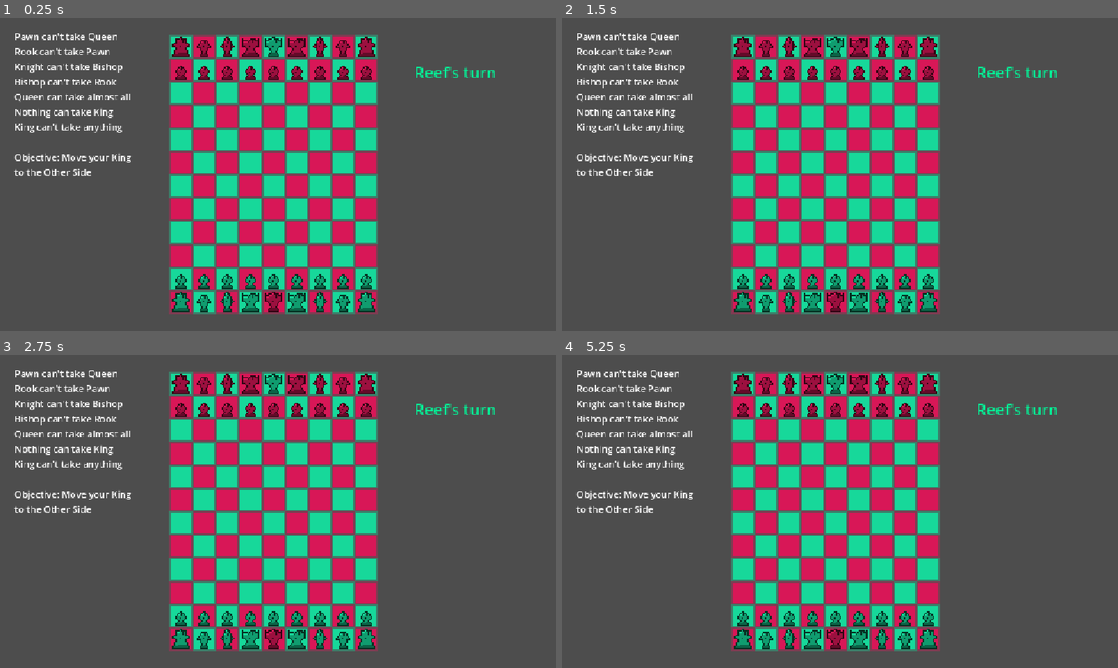
Above: before the commit, frames 1-4 (two rows, left to right).
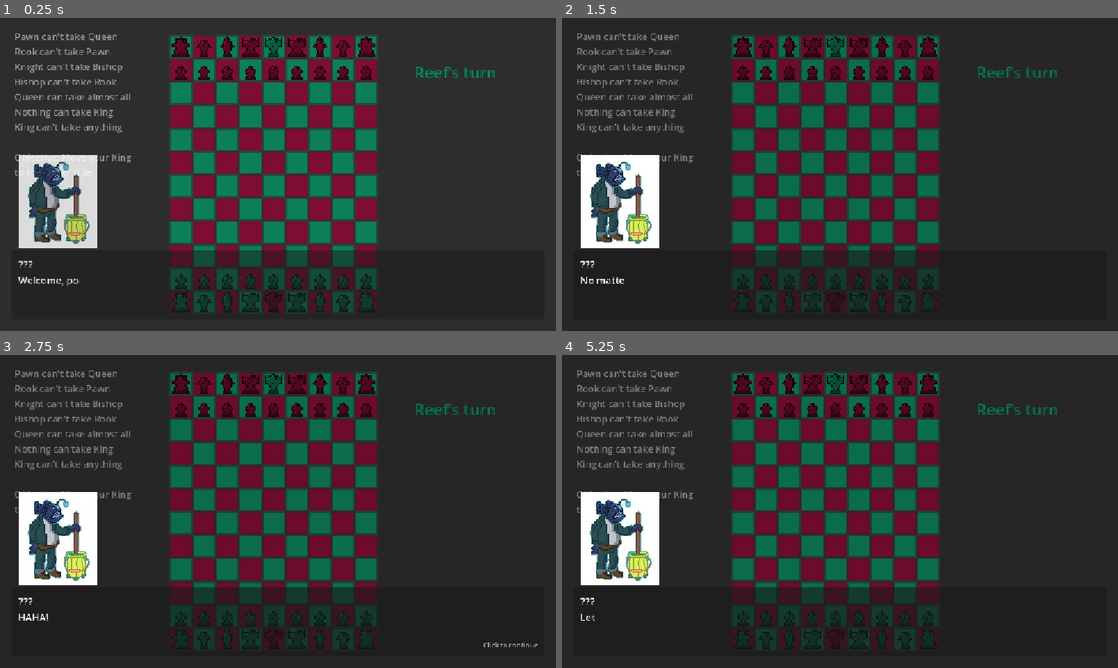
Above: after the commit, the same moments.

Repository: rnogu4/fessh
Game: Godot game, scene res://scenes/main.tscn
Two runs of this game, one before a commit and one after it. Both use one fixed random seed, a clock stepped at 60 frames per second and the inputs below.
Inputs (mouse positions are in pixels of both pictures, inside the frame that each line leads up to):
- Up to frame 1 (0.25 s): no input
- Up to frame 2 (1.5 s): tap Enter (ui_accept) at 0.5 s; move the mouse to (962, 158) at 0.52 s; hold Enter (ui_accept) 0.53-1.25 s; click (962, 158) at 0.67 s; drag from (728, 190) to (812, 237) at 1.27 s
- Up to frame 3 (2.75 s): move the mouse to (333, 442) at 2.02 s; hold Enter (ui_accept) from 2.03 s (still down); click (333, 442) at 2.17 s
- Up to frame 4 (5.25 s): release Enter (ui_accept) at 2.75 s; drag from (812, 574) to (673, 464) at 2.77 s; tap Enter (ui_accept) at 3.5, 5 s; move the mouse to (1006, 558) at 3.52 s; hold Enter (ui_accept) 3.53-4.25 s; click (1006, 558) at 3.67 s; drag from (673, 464) to (756, 433) at 4.27 s; move the mouse to (867, 511) at 5.02 s; hold Enter (ui_accept) from 5.03 s (still down); click (867, 511) at 5.17 s

The runs differ from the first frame. In frame 1, 98% of the frame differs, in the area x 0-100%, y 0-100%; in frame 2, 98%; in frame 3, 98%; in frame 4, 98%.

Commit message:
Dialogue system with NPC with subtle explanatory text.

Diff:
--- a/project.godot
+++ b/project.godot
@@ -20,6 +20,7 @@
 MoveTable="*uid://dgv61gyyrwlfr"
 TurnTracker="*uid://2vswrpcocny4"
 LevelManager="*uid://b7nwsrpx4pyla"
+Music="*uid://bkmk2xmbujl30"
 
 [display]
 
--- /dev/null
+++ b/scenes/dialogue.tscn
@@ -0,0 +1,8 @@
+[gd_scene format=3 uid="uid://cods7tj5hnlvp"]
+
+[ext_resource type="Script" uid="uid://cyoj8dc8jfyi6" path="res://scripts/dialogue.gd" id="1_3n4vj"]
+[ext_resource type="Texture2D" uid="uid://bcpo4n75tm2yg" path="res://assets/sprites/character/janitor.png" id="2_bfpow"]
+
+[node name="Dialogue" type="CanvasLayer" unique_id=142235397]
+script = ExtResource("1_3n4vj")
+npc_portrait = ExtResource("2_bfpow")
--- a/scenes/main.tscn
+++ b/scenes/main.tscn
@@ -11,8 +11,11 @@
 [ext_resource type="Texture2D" uid="uid://whpspkhe0eqt" path="res://assets/sprites/powerups/powerups1.png" id="9_a8y0u"]
 [ext_resource type="Texture2D" uid="uid://ckoex654c5n2k" path="res://assets/sprites/powerups/powerups0.png" id="10_jkv2x"]
 [ext_resource type="Texture2D" uid="uid://d22q7ms7y1oeq" path="res://assets/sprites/powerups/powerups3.png" id="11_jbj1t"]
-[ext_resource type="AudioStream" uid="uid://by5sbbqu3t71r" path="res://assets/audio/move.mp3" id="12_trceg"]
-[ext_resource type="AudioStream" uid="uid://bkn5cn6f8nssq" path="res://assets/audio/enemy_move.mp3" id="13_a8y0u"]
+[ext_resource type="AudioStream" uid="uid://cuprm2e5r8xlu" path="res://assets/audio/piece-move.mp3" id="12_trceg"]
+[ext_resource type="AudioStream" uid="uid://c6enesqi7h2w6" path="res://assets/audio/splash.mp3" id="14_jkv2x"]
+[ext_resource type="Texture2D" uid="uid://cjpami58smpg" path="res://assets/sprites/character/splash_capture.png" id="15_jbj1t"]
+[ext_resource type="PackedScene" uid="uid://cxlbrxehtqpt" path="res://scenes/splash.tscn" id="15_jkv2x"]
+[ext_resource type="PackedScene" uid="uid://cods7tj5hnlvp" path="res://scenes/dialogue.tscn" id="16_jbj1t"]
 
 [sub_resource type="TileSetAtlasSource" id="TileSetAtlasSource_sugp2"]
 texture = ExtResource("1_0wfyh")
@@ -25,6 +28,105 @@
 
 [sub_resource type="TileSet" id="TileSet_o5qli"]
 sources/0 = SubResource("TileSetAtlasSource_sugp2")
+
+[sub_resource type="AtlasTexture" id="AtlasTexture_jbj1t"]
+atlas = ExtResource("15_jbj1t")
+region = Rect2(0, 0, 16, 16)
+
+[sub_resource type="AtlasTexture" id="AtlasTexture_muem4"]
+atlas = ExtResource("15_jbj1t")
+region = Rect2(16, 0, 16, 16)
+
+[sub_resource type="AtlasTexture" id="AtlasTexture_dp3eg"]
+atlas = ExtResource("15_jbj1t")
+region = Rect2(32, 0, 16, 16)
+
+[sub_resource type="AtlasTexture" id="AtlasTexture_0ld40"]
+atlas = ExtResource("15_jbj1t")
+region = Rect2(48, 0, 16, 16)
+
+[sub_resource type="AtlasTexture" id="AtlasTexture_gqmmt"]
+atlas = ExtResource("15_jbj1t")
+region = Rect2(0, 16, 16, 16)
+
+[sub_resource type="AtlasTexture" id="AtlasTexture_yc10j"]
+atlas = ExtResource("15_jbj1t")
+region = Rect2(16, 16, 16, 16)
+
+[sub_resource type="AtlasTexture" id="AtlasTexture_jscy8"]
+atlas = ExtResource("15_jbj1t")
+region = Rect2(32, 16, 16, 16)
+
+[sub_resource type="AtlasTexture" id="AtlasTexture_pm3ni"]
+atlas = ExtResource("15_jbj1t")
+region = Rect2(48, 16, 16, 16)
+
+[sub_resource type="AtlasTexture" id="AtlasTexture_y6deb"]
+atlas = ExtResource("15_jbj1t")
+region = Rect2(0, 32, 16, 16)
+
+[sub_resource type="AtlasTexture" id="AtlasTexture_og1vs"]
+atlas = ExtResource("15_jbj1t")
+region = Rect2(16, 32, 16, 16)
+
+[sub_resource type="AtlasTexture" id="AtlasTexture_2wyq8"]
+atlas = ExtResource("15_jbj1t")
+region = Rect2(32, 32, 16, 16)
+
+[sub_resource type="AtlasTexture" id="AtlasTexture_vxglm"]
+atlas = ExtResource("15_jbj1t")
+region = Rect2(48, 32, 16, 16)
+
+[sub_resource type="AtlasTexture" id="AtlasTexture_2f3dj"]
+atlas = ExtResource("15_jbj1t")
+region = Rect2(0, 48, 16, 16)
+
+[sub_resource type="SpriteFrames" id="SpriteFrames_muem4"]
+animations = [{
+"frames": [{
+"duration": 1.0,
+"texture": SubResource("AtlasTexture_jbj1t")
+}, {
+"duration": 1.0,
+"texture": SubResource("AtlasTexture_muem4")
+}, {
+"duration": 1.0,
+"texture": SubResource("AtlasTexture_dp3eg")
+}, {
+"duration": 1.0,
+"texture": SubResource("AtlasTexture_0ld40")
+}, {
+"duration": 1.0,
+"texture": SubResource("AtlasTexture_gqmmt")
+}, {
+"duration": 1.0,
+"texture": SubResource("AtlasTexture_yc10j")
+}, {
+"duration": 1.0,
+"texture": SubResource("AtlasTexture_jscy8")
+}, {
+"duration": 1.0,
+"texture": SubResource("AtlasTexture_pm3ni")
+}, {
+"duration": 1.0,
+"texture": SubResource("AtlasTexture_y6deb")
+}, {
+"duration": 1.0,
+"texture": SubResource("AtlasTexture_og1vs")
+}, {
+"duration": 1.0,
+"texture": SubResource("AtlasTexture_2wyq8")
+}, {
+"duration": 1.0,
+"texture": SubResource("AtlasTexture_vxglm")
+}, {
+"duration": 1.0,
+"texture": SubResource("AtlasTexture_2f3dj")
+}],
+"loop": 0,
+"name": &"default",
+"speed": 13.0
+}]
 
 [node name="Main" type="Node2D" unique_id=1208276849]
 
@@ -107,4 +209,15 @@
 stream = ExtResource("12_trceg")
 
 [node name="BotMoveSound" type="AudioStreamPlayer2D" parent="." unique_id=2069124290]
-stream = ExtResource("13_a8y0u")
+stream = ExtResource("12_trceg")
+
+[node name="Splash" type="AudioStreamPlayer2D" parent="." unique_id=1741588686]
+stream = ExtResource("14_jkv2x")
+
+[node name="SplashAnimation" parent="." unique_id=822843922 instance=ExtResource("15_jkv2x")]
+visible = false
+sprite_frames = SubResource("SpriteFrames_muem4")
+animation = &"default"
+frame_progress = 0.0
+
+[node name="Dialogue" parent="." unique_id=142235397 instance=ExtResource("16_jbj1t")]
--- /dev/null
+++ b/scenes/music.tscn
@@ -0,0 +1,9 @@
+[gd_scene format=3 uid="uid://bkmk2xmbujl30"]
+
+[ext_resource type="AudioStream" uid="uid://khegysmmxw37" path="res://assets/audio/chess.ogg" id="1_05ggv"]
+
+[node name="Music" type="AudioStreamPlayer2D" unique_id=1722786743]
+stream = ExtResource("1_05ggv")
+volume_db = -10.0
+pitch_scale = 1.02
+autoplay = true
--- /dev/null
+++ b/scenes/splash.tscn
@@ -0,0 +1,107 @@
+[gd_scene format=3 uid="uid://cxlbrxehtqpt"]
+
+[ext_resource type="Texture2D" uid="uid://cylrkk72pd82e" path="res://assets/sprites/character/splash_capture.png" id="1_86pdq"]
+
+[sub_resource type="AtlasTexture" id="AtlasTexture_0ld40"]
+atlas = ExtResource("1_86pdq")
+region = Rect2(0, 0, 32, 32)
+
+[sub_resource type="AtlasTexture" id="AtlasTexture_gqmmt"]
+atlas = ExtResource("1_86pdq")
+region = Rect2(32, 0, 32, 32)
+
+[sub_resource type="AtlasTexture" id="AtlasTexture_yc10j"]
+atlas = ExtResource("1_86pdq")
+region = Rect2(64, 0, 32, 32)
+
+[sub_resource type="AtlasTexture" id="AtlasTexture_jscy8"]
+atlas = ExtResource("1_86pdq")
+region = Rect2(96, 0, 32, 32)
+
+[sub_resource type="AtlasTexture" id="AtlasTexture_pm3ni"]
+atlas = ExtResource("1_86pdq")
+region = Rect2(0, 32, 32, 32)
+
+[sub_resource type="AtlasTexture" id="AtlasTexture_y6deb"]
+atlas = ExtResource("1_86pdq")
+region = Rect2(32, 32, 32, 32)
+
+[sub_resource type="AtlasTexture" id="AtlasTexture_og1vs"]
+atlas = ExtResource("1_86pdq")
+region = Rect2(64, 32, 32, 32)
+
+[sub_resource type="AtlasTexture" id="AtlasTexture_2wyq8"]
+atlas = ExtResource("1_86pdq")
+region = Rect2(96, 32, 32, 32)
+
+[sub_resource type="AtlasTexture" id="AtlasTexture_vxglm"]
+atlas = ExtResource("1_86pdq")
+region = Rect2(0, 64, 32, 32)
+
+[sub_resource type="AtlasTexture" id="AtlasTexture_2f3dj"]
+atlas = ExtResource("1_86pdq")
+region = Rect2(32, 64, 32, 32)
+
+[sub_resource type="AtlasTexture" id="AtlasTexture_yq6so"]
+atlas = ExtResource("1_86pdq")
+region = Rect2(64, 64, 32, 32)
+
+[sub_resource type="AtlasTexture" id="AtlasTexture_fv21b"]
+atlas = ExtResource("1_86pdq")
+region = Rect2(96, 64, 32, 32)
+
+[sub_resource type="AtlasTexture" id="AtlasTexture_tel4y"]
+atlas = ExtResource("1_86pdq")
+region = Rect2(0, 96, 32, 32)
+
+[sub_resource type="SpriteFrames" id="SpriteFrames_g4v7s"]
+animations = [{
+"frames": [{
+"duration": 1.0,
+"texture": SubResource("AtlasTexture_0ld40")
+}, {
+"duration": 1.0,
+"texture": SubResource("AtlasTexture_gqmmt")
+}, {
+"duration": 1.0,
+"texture": SubResource("AtlasTexture_yc10j")
+}, {
+"duration": 1.0,
+"texture": SubResource("AtlasTexture_jscy8")
+}, {
+"duration": 1.0,
+"texture": SubResource("AtlasTexture_pm3ni")
+}, {
+"duration": 1.0,
+"texture": SubResource("AtlasTexture_y6deb")
+}, {
+"duration": 1.0,
+"texture": SubResource("AtlasTexture_og1vs")
+}, {
+"duration": 1.0,
+"texture": SubResource("AtlasTexture_2wyq8")
+}, {
+"duration": 1.0,
+"texture": SubResource("AtlasTexture_vxglm")
+}, {
+"duration": 1.0,
+"texture": SubResource("AtlasTexture_2f3dj")
+}, {
+"duration": 1.0,
+"texture": SubResource("AtlasTexture_yq6so")
+}, {
+"duration": 1.0,
+"texture": SubResource("AtlasTexture_fv21b")
+}, {
+"duration": 1.0,
+"texture": SubResource("AtlasTexture_tel4y")
+}],
+"loop": 1,
+"name": &"splash",
+"speed": 5.0
+}]
+
+[node name="SplashAnimation" type="AnimatedSprite2D" unique_id=822843922]
+sprite_frames = SubResource("SpriteFrames_g4v7s")
+animation = &"splash"
+frame_progress = 0.13638252
--- /dev/null
+++ b/scripts/dialogue.gd
@@ -0,0 +1,222 @@
+class_name IntroDialogue
+extends CanvasLayer
+
+## Lives in your main scene as a CanvasLayer. Every time the scene loads
+## (first launch AND each level reload), it plays the lines for whatever
+## LevelManager.current_level is, then unlocks the game. LevelManager never
+## needs a reference to it.
+##
+## While it's showing, GameManager.game_active is false, so the player can't
+## touch the board and the bot won't move.
+##
+## ASSUMPTION: GameManager and BotController are direct children of the scene
+## root -- the same assumption LevelManager already makes.
+
+signal finished
+
+@export var npc_name: String = "???"    # speaker name on level 1
+@export var npc_name2: String = "Flub"  # speaker name on levels 2 and 3
+@export var npc_portrait: Texture2D
+@export var lines1: Array[String] = [
+	"Welcome, poor, lost soul.",
+	"It seems you've found your way into Davy Jone's locker.",
+	"No matter. If you play me and win in a game of Fessh, I'll set your soul free.",
+	"HAHA!",
+	"What is Fessh you ask?",
+	"I believe you surface dwellers have a game similar called *chess*?",
+	"You'll learn well enough. I'll give you time to learn the moves and extra bits, then you're on your own.",
+	"The basic premise: your king has been taken, and the only way to save it is to bring it home.",
+	"Let's see if you can manage it.",
+]
+@export var lines2: Array[String] = [
+	"Nice going. You've been a great sport so I'll tell you my name. It's Flub.",
+	"Anyways, now it's time for powerups.",
+	"They're... pretty self explanatory.",
+	"HAHA! Good luck!"
+]
+@export var lines3: Array[String] = [
+	"Time for the final duel!",
+	"Good luck.",
+	"Your soul is counting on it..."
+]
+@export var lines4: Array[String] = [
+	"Good game."
+]
+@export var portrait_size: Vector2 = Vector2(192, 192)
+@export var panel_height: float = 140.0
+@export var chars_per_second: float = 45.0
+@export var font_size: int = 20
+
+var game_manager: GameManager
+var bot_controller: BotController
+
+var _root: Control
+var _text_label: Label
+var _hint: Label
+var _tween: Tween
+var _current_lines: Array[String] = []
+var _line_index: int = -1
+var _typing: bool = false
+var _active: bool = false
+
+func _ready() -> void:
+	layer = 50 # draw above the HUD and shop
+	call_deferred("_begin", LevelManager.current_level)
+
+func _lines_for(level: int) -> Array[String]:
+	match level:
+		1: return lines1
+		2: return lines2
+		3: return lines3
+		4: return lines4
+	return []
+
+func _name_for(level: int) -> String:
+	return npc_name if level == 1 else npc_name2
+
+func _begin(level: int) -> void:
+	_current_lines = _lines_for(level)
+	if _current_lines.is_empty():
+		queue_free()
+		return
+
+	var scene := get_tree().current_scene
+	game_manager = scene.get_node_or_null("GameManager")
+	bot_controller = scene.get_node_or_null("BotController")
+	if game_manager != null:
+		game_manager.game_active = false # freezes player input and the bot's turns
+
+	_line_index = -1
+	_build_ui(_name_for(level))
+	_active = true
+	_root.modulate.a = 0.0
+	create_tween().tween_property(_root, "modulate:a", 1.0, 0.3)
+	_next_line()
+
+func _build_ui(speaker: String) -> void:
+	_root = Control.new()
+	_root.set_anchors_and_offsets_preset(Control.PRESET_FULL_RECT)
+	_root.mouse_filter = Control.MOUSE_FILTER_STOP # swallow clicks meant for the board
+	add_child(_root)
+
+	var dim := ColorRect.new()
+	dim.color = Color(0, 0, 0, 0.5)
+	dim.set_anchors_and_offsets_preset(Control.PRESET_FULL_RECT)
+	dim.mouse_filter = Control.MOUSE_FILTER_IGNORE
+	_root.add_child(dim)
+
+	# Portrait row on top, dialogue panel below, pinned to the bottom of the screen.
+	var box := VBoxContainer.new()
+	box.anchor_left = 0.0
+	box.anchor_right = 1.0
+	box.anchor_top = 1.0
+	box.anchor_bottom = 1.0
+	box.offset_left = 24.0
+	box.offset_right = -24.0
+	box.offset_bottom = -24.0
+	box.offset_top = -(24.0 + portrait_size.y + panel_height + 8.0)
+	box.mouse_filter = Control.MOUSE_FILTER_IGNORE
+	_root.add_child(box)
+
+	var portrait_row := HBoxContainer.new()
+	portrait_row.mouse_filter = Control.MOUSE_FILTER_IGNORE
+	box.add_child(portrait_row)
+
+	var portrait := TextureRect.new()
+	portrait.texture = npc_portrait
+	portrait.custom_minimum_size = portrait_size
+	portrait.expand_mode = TextureRect.EXPAND_IGNORE_SIZE
+	portrait.stretch_mode = TextureRect.STRETCH_KEEP_ASPECT_CENTERED
+	portrait.texture_filter = CanvasItem.TEXTURE_FILTER_NEAREST # keeps pixel art crisp
+	portrait.mouse_filter = Control.MOUSE_FILTER_IGNORE
+	portrait_row.add_child(portrait)
+
+	var panel := PanelContainer.new()
+	panel.custom_minimum_size = Vector2(0, panel_height)
+	panel.size_flags_vertical = Control.SIZE_EXPAND_FILL
+	box.add_child(panel)
+
+	var margin := MarginContainer.new()
+	for side in ["margin_left", "margin_right", "margin_top", "margin_bottom"]:
+		margin.add_theme_constant_override(side, 14)
+	panel.add_child(margin)
+
+	var vbox := VBoxContainer.new()
+	margin.add_child(vbox)
+
+	var name_label := Label.new()
+	name_label.text = speaker
+	name_label.add_theme_font_size_override("font_size", font_size + 2)
+	vbox.add_child(name_label)
+
+	_text_label = Label.new()
+	_text_label.autowrap_mode = TextServer.AUTOWRAP_WORD_SMART
+	_text_label.size_flags_vertical = Control.SIZE_EXPAND_FILL
+	_text_label.add_theme_font_size_override("font_size", font_size)
+	vbox.add_child(_text_label)
+
+	_hint = Label.new()
+	_hint.horizontal_alignment = HORIZONTAL_ALIGNMENT_RIGHT
+	_hint.add_theme_font_size_override("font_size", maxi(font_size - 6, 8))
+	_hint.modulate.a = 0.0 # alpha instead of visible, so the layout doesn't jump
+	vbox.add_child(_hint)
+
+func _input(event: InputEvent) -> void:
+	if not _active:
+		return
+	var advance := false
+	if event is InputEventMouseButton and event.pressed and event.button_index == MOUSE_BUTTON_LEFT:
+		advance = true
+	elif event.is_action_pressed("ui_accept"):
+		advance = true
+	if advance:
+		get_viewport().set_input_as_handled()
+		_advance()
+
+## First press finishes the current line instantly; the next press moves on.
+func _advance() -> void:
+	if _typing:
+		_finish_typing()
+	else:
+		_next_line()
+
+func _next_line() -> void:
+	_line_index += 1
+	if _line_index >= _current_lines.size():
+		_end()
+		return
+
+	var line := _current_lines[_line_index]
+	_text_label.text = line
+	_text_label.visible_characters = 0
+	_hint.modulate.a = 0.0
+	_hint.text = "Click to begin" if _line_index == _current_lines.size() - 1 else "Click to continue"
+	_typing = true
+
+	_tween = create_tween()
+	_tween.tween_property(_text_label, "visible_characters", line.length(), line.length() / chars_per_second)
+	_tween.finished.connect(_finish_typing)
+
+func _finish_typing() -> void:
+	if _tween != null:
+		_tween.kill()
+	_text_label.visible_characters = -1 # show everything
+	_typing = false
+	_hint.modulate.a = 0.6
+
+func _end() -> void:
+	_active = false
+	var fade := create_tween()
+	fade.tween_property(_root, "modulate:a", 0.0, 0.3)
+	await fade.finished
+
+	if game_manager != null:
+		game_manager.game_active = true
+		# Only matters if the bot moves first; normally the player (Reef) starts.
+		if bot_controller != null:
+			var current_team = TurnTracker.get_current_team_number(TurnTracker.get_current_team())
+			if current_team == bot_controller.bot_team:
+				bot_controller.take_turn()
+
+	finished.emit()
+	queue_free()
--- a/scripts/game_manager.gd
+++ b/scripts/game_manager.gd
@@ -26,6 +26,8 @@
 
 @onready var player_move_sound: AudioStreamPlayer2D = $"../PlayerMoveSound"
 @onready var bot_move_sound: AudioStreamPlayer2D = $"../BotMoveSound"
+@onready var splash: AudioStreamPlayer2D = $"../Splash"
+const SPLASH_SCENE = preload("res://scenes/splash.tscn")
 
 var blocked_overlay_sprites: Dictionary = {} # Vector2i -> Sprite2D
 
@@ -172,14 +174,26 @@
 	var target = get_piece_at(to)
 	var captured_type: String = target.piece_type if target != null else ""
 	if target:
+		play_splash(to)
 		target.queue_free()
+		splash.play()
+	else:
+		play_move_sound(is_bot_move)
 	grid[from.y][from.x] = null
 	grid[to.y][to.x] = piece
 	piece.board_pos = to
 	piece.position = board.map_to_local(to)
 	move_quality_tracker.score_move(piece.team, piece.piece_type, captured_type)
 	_on_move_made(piece, to)
-	play_move_sound(is_bot_move)
+
+func play_splash(cell: Vector2i) -> void:
+	var splash = SPLASH_SCENE.instantiate()
+	splash.position = board.map_to_local(cell)
+	splash.z_index = 3 # above pieces
+	pieces_layer.add_child(splash)
+	splash.play("splash") # your animation's name in SpriteFrames
+	await get_tree().create_timer(1.0).timeout
+	splash.queue_free()
 
 ## Powerup action: relocate a piece to any empty, unblocked square, bypassing
 ## normal movement rules entirely. Counts as that team's move for the turn.
--- a/scripts/level_manager.gd
+++ b/scripts/level_manager.gd
@@ -7,7 +7,6 @@
 var current_level: int = 1
 var game_manager: GameManager
 var bot_controller: BotController
-@export var npc_portrait: Texture2D
 
 func _ready() -> void:
 	call_deferred("_wire_current_scene")
Not shown, added: assets/audio/chess.ogg.import
Not shown, added: assets/audio/piece-move.mp3.import
Not shown, added: assets/audio/splash.mp3.import
Binary file added: assets/sprites/character/splash_capture.png
Not shown, added: assets/sprites/character/splash_capture.png.import
Not shown, added: scripts/dialogue.gd.uid
Not shown, added: assets/audio/chess.ogg
Not shown, added: assets/audio/piece-move.mp3
Not shown, added: assets/audio/splash.mp3
